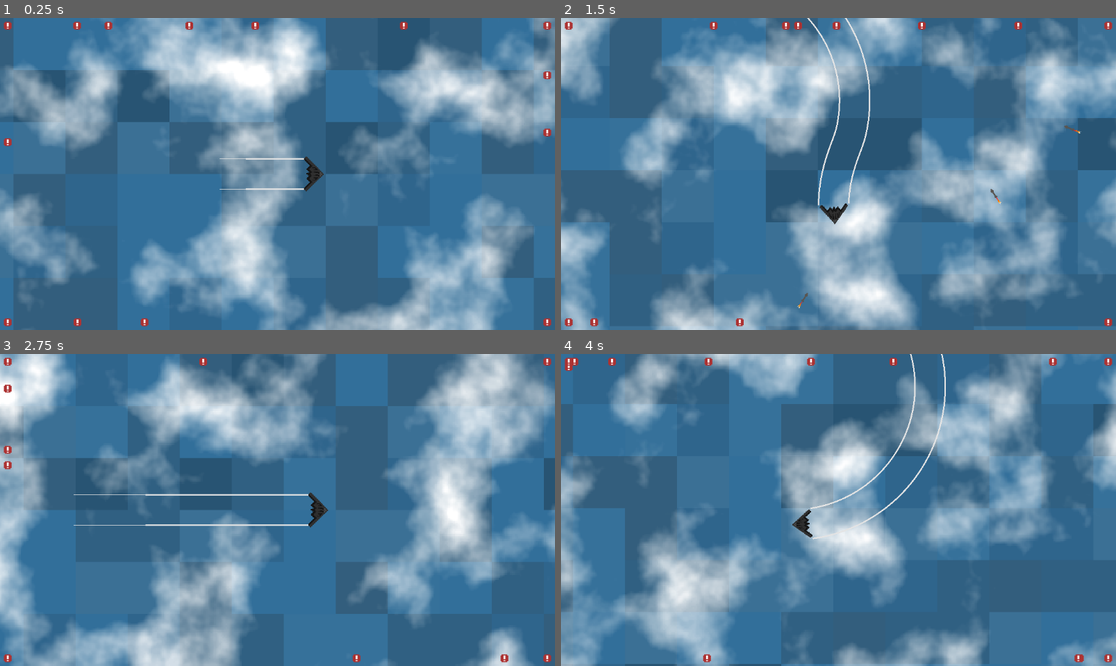
Above: before the commit, frames 1-4 (two rows, left to right).
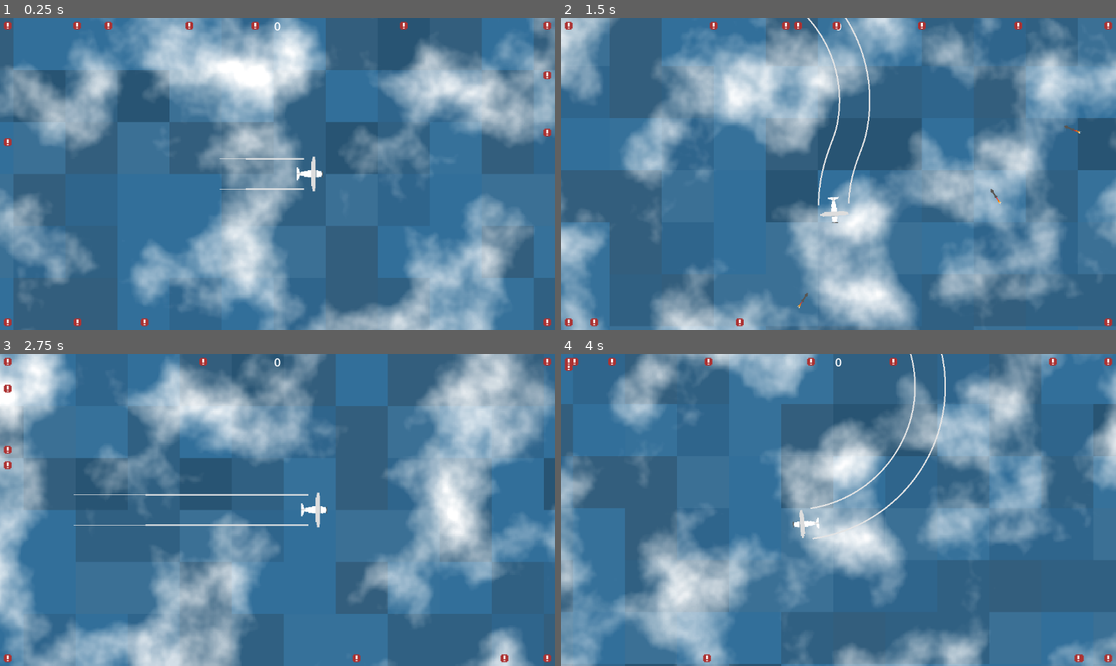
Above: after the commit, the same moments.

Repository: Godot-With-Me/EndlessFlying
Game: Godot game, scene res://Scenes/main.tscn
Same seed, same stepped clock (60 frames per second), same inputs: the game is played once before the commit and once after it. This scene is started directly instead of the project's main scene.
Inputs:
- Up to frame 1 (0.25 s): no input
- Up to frame 2 (1.5 s): hold D (move_right) 0.53-1.28 s; hold Space (drop) 0.53-1.28 s; hold A (move_left) from 1.28 s (still down); tap Space (drop) at 1.35 s
- Up to frame 3 (2.75 s): release A (move_left) at 2 s; click "RESTART" at 2 s
- Up to frame 4 (4 s): hold Space (drop) 2.78-3.53 s; hold D (move_right) from 2.78 s (still down); tap Space (drop) at 3.6 s

The runs differ from the first frame. In frame 1, 0.3% of the frame differs, in the area x 49-59%, y 1-56%; in frame 2, 0.2%; in frame 3, 0.3%, in the area x 49-60%, y 1-56%; in frame 4, 0.2%.

Commit message:
Shop and more

Diff:
--- a/Scenes/MainMenu.tscn
+++ b/Scenes/MainMenu.tscn
@@ -65,6 +65,30 @@
 grow_horizontal = 2
 grow_vertical = 2
 
+[node name="GridContainer" type="GridContainer" parent="Shop"]
+layout_mode = 1
+anchors_preset = 8
+anchor_left = 0.5
+anchor_top = 0.5
+anchor_right = 0.5
+anchor_bottom = 0.5
+offset_left = -495.0
+offset_top = -120.0
+offset_right = 495.0
+offset_bottom = 120.0
+grow_horizontal = 2
+grow_vertical = 2
+theme_override_constants/h_separation = 10
+theme_override_constants/v_separation = 10
+columns = 4
+
+[node name="Button" type="Button" parent="Shop"]
+layout_mode = 0
+offset_right = 8.0
+offset_bottom = 8.0
+text = "Exit"
+
 [connection signal="pressed" from="MainButtons/VBoxContainer/Button" to="." method="_on_button_pressed"]
 [connection signal="pressed" from="MainButtons/VBoxContainer/Button2" to="." method="_on_button_2_pressed"]
 [connection signal="pressed" from="MainButtons/VBoxContainer/Button3" to="." method="_on_button_3_pressed"]
+[connection signal="pressed" from="Shop/Button" to="." method="_on_exit_pressed"]
--- a/Scenes/UI.tscn
+++ b/Scenes/UI.tscn
@@ -59,5 +59,15 @@
 theme_override_font_sizes/font_size = 36
 text = "MAINMENU"
 
+[node name="ScoreLabel" type="Label" parent="."]
+anchors_preset = 10
+anchor_right = 1.0
+offset_bottom = 23.0
+grow_horizontal = 2
+theme_override_font_sizes/font_size = 24
+text = "0"
+horizontal_alignment = 1
+vertical_alignment = 1
+
 [connection signal="pressed" from="DeathScreen/VBoxContainer/HBoxContainer/Button" to="." method="_on_button_pressed"]
 [connection signal="pressed" from="DeathScreen/VBoxContainer/HBoxContainer/Button2" to="." method="_on_button_2_pressed"]
--- /dev/null
+++ b/Scenes/item.tscn
@@ -0,0 +1,46 @@
+[gd_scene load_steps=3 format=3 uid="uid://c35a5ydx3xn1u"]
+
+[ext_resource type="Texture2D" uid="uid://bhx4a5j284hfn" path="res://Assets/Lock.png" id="1_jcbw8"]
+[ext_resource type="Script" path="res://Scripts/item.gd" id="1_rfpo7"]
+
+[node name="Item" type="Button"]
+custom_minimum_size = Vector2(240, 240)
+offset_right = 240.0
+offset_bottom = 240.0
+flat = true
+script = ExtResource("1_rfpo7")
+
+[node name="ColorRect" type="ColorRect" parent="."]
+layout_mode = 1
+anchors_preset = 15
+anchor_right = 1.0
+anchor_bottom = 1.0
+grow_horizontal = 2
+grow_vertical = 2
+color = Color(0.352941, 0.541176, 0, 0.313726)
+
+[node name="TextureRect" type="TextureRect" parent="."]
+layout_mode = 0
+offset_left = 10.0
+offset_top = 10.0
+offset_right = 230.0
+offset_bottom = 230.0
+
+[node name="Label" type="Label" parent="."]
+layout_mode = 1
+anchors_preset = 5
+anchor_left = 0.5
+anchor_right = 0.5
+offset_left = -46.0
+offset_right = 46.0
+offset_bottom = 57.0
+grow_horizontal = 2
+theme_override_font_sizes/font_size = 41
+text = "100$"
+horizontal_alignment = 1
+
+[node name="TextureRect2" type="TextureRect" parent="."]
+layout_mode = 0
+offset_right = 240.0
+offset_bottom = 240.0
+texture = ExtResource("1_jcbw8")
--- a/Scripts/GameManager.gd
+++ b/Scripts/GameManager.gd
@@ -12,9 +12,11 @@
 @onready var clouds = $ParallaxBackground/Clouds
 @onready var color_rect_clouds = $ParallaxBackground/Clouds/ColorRect
 
-var score = 0
-
 func _ready():
+	Global.main = self
+	Global.dead = false
+	Global.score = 0
+	Engine.time_scale = 1
 	spawn_new_objective()
 	spawn_new_missile(20, 20)
 
@@ -42,11 +44,11 @@
 	active_objective.global_position = spawn_position
 
 	canvas_layer.set_objective_pos(spawn_position)
-	print(spawn_position)
+	canvas_layer.display_score()
 
 func objective_done():
+	Global.score += 1
 	spawn_new_objective()
-	score += 1
 	get_tree().call_group("missile", "death_timer_start")
 	spawn_new_missile(3, 15)
 
--- /dev/null
+++ b/Scripts/Global.gd
@@ -0,0 +1,34 @@
+extends Node
+
+var score = 0
+
+var main
+var dead = false
+
+var save_dict = {
+	"max_score": 0,
+	"money": 20,
+	"curr_plane": 0,
+	"curr_trail": 0,
+	"planes": [true, false, false, false],
+	"trails": [true, false, false, false],
+}
+
+func _ready():
+	_load()
+
+func save():
+	var file = FileAccess.open("user://savegame.save", FileAccess.WRITE)
+	file.store_var(save_dict)
+	file.close()
+
+func _load():
+	if FileAccess.file_exists("user://savegame.save"):
+		var file = FileAccess.open("user://savegame.save", FileAccess.READ)
+		save_dict = file.get_var()
+		file.close()
+
+func _notification(what):
+	if what == NOTIFICATION_WM_CLOSE_REQUEST:
+		save()
+		get_tree().quit()
--- a/Scripts/MainMenu.gd
+++ b/Scripts/MainMenu.gd
@@ -1,4 +1,26 @@
 extends CanvasLayer
+
+const ITEM = preload("res://Scenes/item.tscn")
+
+@onready var grid_container = $Shop/GridContainer
+
+var item_arr = [
+	{"asset": "res://Assets/airplane1.png", "price": 0, "type": "plane", "index": 0},
+	{"asset": "res://Assets/airplane2.png", "price": 5, "type": "plane", "index": 1},
+	{"asset": "res://Assets/airplane3.png", "price": 10, "type": "plane", "index": 2},
+	{"asset": "res://Assets/airplane4.png", "price": 15, "type": "plane", "index": 3},
+	{"asset": "res://Assets/trail1.png", "price": 0, "type": "trail", "index": 0},
+	{"asset": "res://Assets/trail2.png", "price": 5, "type": "trail", "index": 1},
+	{"asset": "res://Assets/trail3.png", "price": 10, "type": "trail", "index": 2},
+	{"asset": "res://Assets/trail4.png", "price": 15, "type": "trail", "index": 3},
+]
+
+func _ready():
+	for item in item_arr:
+		var instance = ITEM.instantiate()
+		grid_container.add_child(instance)
+		instance.setup_item(item, self)
+		item.node = instance
 
 func _on_button_pressed():
 	get_tree().change_scene_to_file("res://Scenes/main.tscn")
@@ -8,4 +30,15 @@
 	$MainButtons.visible = false
 
 func _on_button_3_pressed():
+	Global.save()
 	get_tree().quit()
+
+func clear_current(type: String):
+	for item in item_arr:
+		if item.type == type && item.index == Global.save_dict["curr_" + type]:
+			item.node.selected(false)
+			return
+
+func _on_exit_pressed():
+	$Shop.visible = false
+	$MainButtons.visible = true
--- a/Scripts/UI.gd
+++ b/Scripts/UI.gd
@@ -57,3 +57,6 @@
 #MAINMENU
 func _on_button_2_pressed():
 	get_tree().change_scene_to_file("res://Scenes/MainMenu.tscn")
+
+func display_score():
+	$ScoreLabel.text = str(Global.score)
--- a/Scripts/airplane.gd
+++ b/Scripts/airplane.gd
@@ -9,10 +9,23 @@
 
 var steer_direction = 0.0
 
-var dead = false
+func _ready():
+	$Sprite2D.texture = load("res://Assets/airplane"+ str(Global.save_dict["curr_plane"] + 1) + ".png")
+	#Change the colliders as well
+
+	match Global.save_dict["curr_trail"]:
+		1:
+			$Line2D.default_color = Color(0, 0.68, 0.671)
+			$Line2D2.default_color = Color(0, 0.68, 0.671)
+		2:
+			$Line2D.default_color = Color(0.791, 0, 0.403)
+			$Line2D2.default_color = Color(0.791, 0, 0.403)
+		3:
+			$Line2D.default_color = Color(0.167, 0.336, 1)
+			$Line2D2.default_color = Color(0.167, 0.336, 1)
 
 func _physics_process(delta):
-	if !dead:
+	if !Global.dead:
 		get_input()
 		apply_physics(delta)
 	move_and_slide()
@@ -28,8 +41,12 @@
 	rotation += steer_direction * SPEED * delta / WHEEL_BASE
 
 func explosion():
-	if !dead:
-		dead = true
+	if !Global.dead:
+		if Global.save_dict["max_score"] < Global.score:
+			Global.save_dict["max_score"] = Global.score
+
+		Global.save_dict["money"] += Global.score
+		Global.dead = true
 		Engine.time_scale = 0.1
 		$Explosion.emitting = true
 		$Sprite2D.visible = false
--- /dev/null
+++ b/Scripts/item.gd
@@ -0,0 +1,49 @@
+extends Button
+
+@onready var color_rect = $ColorRect
+@onready var obj_texture = $TextureRect
+@onready var lock_texture = $TextureRect2
+@onready var label = $Label
+
+var item_dict
+var _main_menu
+
+var is_unlocked: bool = false
+
+func setup_item(dict, main_menu):
+	item_dict = dict
+	_main_menu = main_menu
+	label.text = str(dict.price)
+	obj_texture.texture = load(dict.asset)
+
+	if Global.save_dict[dict.type + "s"][dict.index] == true:
+		lock_texture.visible = false
+		label.visible = false
+		is_unlocked = true
+
+	if Global.save_dict["curr_" + dict.type] != dict.index:
+		color_rect.visible = false
+
+	self.pressed.connect(_on_pressed)
+
+func _on_pressed():
+	if Global.save_dict[item_dict.type + "s"][item_dict.index] == true:
+		_main_menu.clear_current(item_dict.type)
+		selected(true)
+		Global.save_dict["curr_" + item_dict.type] = item_dict.index
+	elif Global.save_dict.money >= item_dict.price:
+		Global.save_dict.money -= item_dict.price
+		Global.save_dict[item_dict.type + "s"][item_dict.index] = true
+
+		label.visible = false
+		lock_texture.visible = false
+
+		_main_menu.clear_current(item_dict.type)
+		selected(true)
+		Global.save_dict["curr_" + item_dict.type] = item_dict.index
+
+func selected(on: bool):
+	if on:
+		color_rect.visible = true
+	else:
+		color_rect.visible = false
--- a/Scripts/objective.gd
+++ b/Scripts/objective.gd
@@ -1,15 +1,11 @@
 extends Sprite2D
 
 var inside = false
-var main
 var done = false
 
-func _ready():
-	main = get_tree().get_root().get_child(0)
-
 func _input(event):
-	if event.is_action_pressed("drop") && inside && !done:
-		main.objective_done()
+	if event.is_action_pressed("drop") && inside && !done && !Global.dead:
+		Global.main.objective_done()
 		done = true
 		$ObjectiveCircle.queue_free()
 		await get_tree().create_timer(15).timeout
--- a/project.godot
+++ b/project.godot
@@ -14,6 +14,10 @@
 run/main_scene="res://Scenes/MainMenu.tscn"
 config/features=PackedStringArray("4.2", "Forward Plus")
 config/icon="res://icon.svg"
+
+[autoload]
+
+Global="*res://Scripts/Global.gd"
 
 [input]
 
Binary file added: Assets/Lock.png
Binary file added: Assets/airplane3.png
Binary file added: Assets/airplane4.png
Binary file added: Assets/trail1.png
Binary file added: Assets/trail2.png
Binary file added: Assets/trail3.png
Binary file added: Assets/trail4.png
